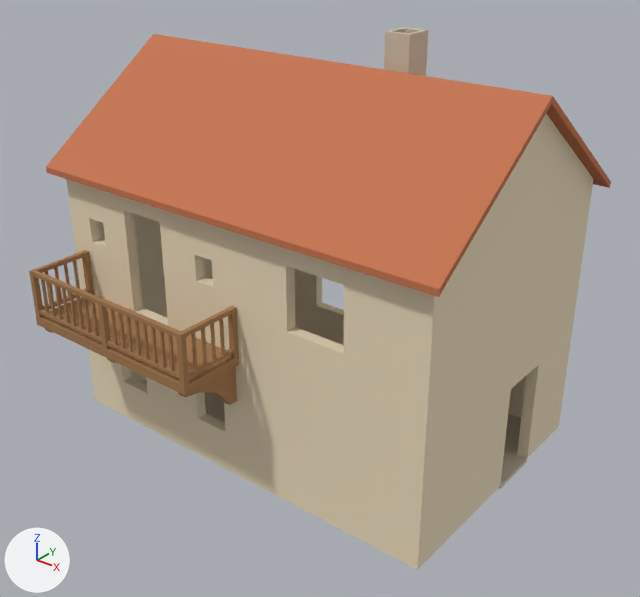
The glTF model output/casa_de_ribera/Casa-de-ribera.glb: old version first, new version second.
Both versions are drawn from a 50 mm camera at (10.02, -12.57, 10.51) aimed at (0.49, -0.65, 3.12). Arrows for +X, +Y and +Z are at lower left; the lights stay in place. The picture after the commit comes second. Where no turn or scale is listed for an object, it has been applied to the vertices.

Objects in the first picture: 'Balcón · balaustres', 'Balcón · plataforma', 'Balcón · postes', 'Balcón · travesaños', 'Chimenea', 'Faldón del balcón', 'Faldón trasero', 'Muro · Balcón', 'Muro · Entrada', 'Muro · Lateral', 'Muro · Trasera', 'Piso interior · planta baja' and 1 more.
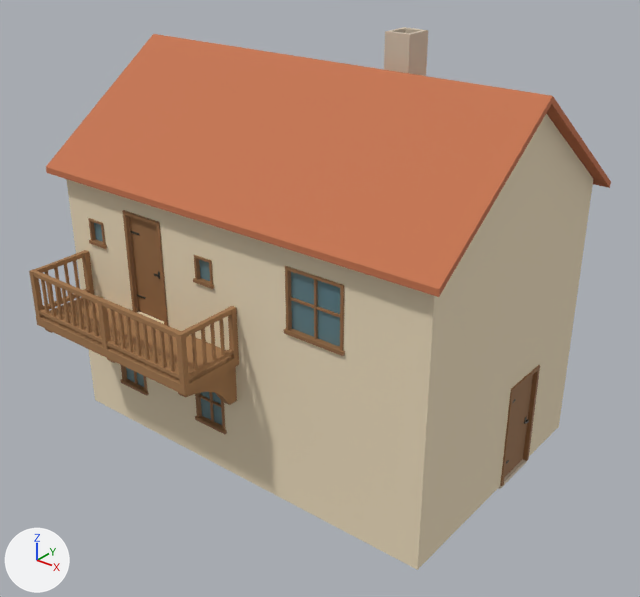
Commit message: Simplificar los muros y completar la carpintería de la Casa de la Ribera

Where the change shows, as pixel boxes (x1, y1, x2, y2) in the pictures (640 x 597 px):
'Cristal · ribera alta', added
    after: (291, 272, 340, 347)
'Puerta · balcón', added (brown)
    after: (129, 216, 164, 321)
'Marco · ribera alta', added (brown)
    after: (284, 266, 345, 356)
'Puerta · entrada', added (brown)
    after: (505, 375, 533, 476)
'Cerco · balcón', added (brown)
    after: (122, 210, 168, 326)
'Cerco · entrada', added (brown)
    after: (500, 365, 540, 486)
'Marco · ribera baja derecha', added (brown)
    after: (195, 392, 227, 434)
'Cristal · ribera baja derecha', added
    after: (200, 392, 222, 425)
'Marco · balcón pequeña derecha', added
    after: (193, 255, 214, 289)
'Marco · ribera baja izquierda', added
    after: (120, 365, 149, 396)
'Marco · balcón pequeña izquierda', added
    after: (88, 218, 107, 249)
'Cristal · balcón pequeña derecha', added (mostly hidden)
    after: (199, 260, 210, 281)
'Cristal · ribera baja izquierda', added (mostly hidden)
    after: (126, 367, 144, 387)
'Cristal · balcón pequeña izquierda', added (mostly hidden)
    after: (94, 223, 103, 242)
'Herrajes · balcón', added
    after: (130, 231, 160, 299)

Patch to the scene script:
```diff
--- a/output/casa_de_ribera/Casa-de-ribera.glb.py
+++ b/output/casa_de_ribera/Casa-de-ribera.glb.py
@@ me_cristal___ribera_alta @@
+me_cristal___ribera_alta.from_pydata([(-0.535, 0.06, 0.055), (0.535, 0.06, 0.055), (0.535, 0.06, 1.145), (-0.535, 0.06, 1.145)], [], [(0, 1, 2), (0, 2, 3)])
+me_cristal___ribera_alta.materials.append(mat_vanos___vidrio_azul_gris)  # cyan #668b95
@@ me_cristal___balcón_pequeña_derecha @@
+me_cristal___balcón_pequeña_derecha.from_pydata([(-0.165, 0.06, 0.045), (0.165, 0.06, 0.045), (0.165, 0.06, 0.455), (-0.165, 0.06, 0.455)], [], [(0, 1, 2), (0, 2, 3)])
+me_cristal___balcón_pequeña_derecha.materials.append(mat_vanos___vidrio_azul_gris)  # cyan #668b95
@@ me_cristal___balcón_pequeña_izquierda @@
+me_cristal___balcón_pequeña_izquierda.from_pydata([(-0.165, 0.06, 0.045), (0.165, 0.06, 0.045), (0.165, 0.06, 0.455), (-0.165, 0.06, 0.455)], [], [(0, 1, 2), (0, 2, 3)])
+me_cristal___balcón_pequeña_izquierda.materials.append(mat_vanos___vidrio_azul_gris)  # cyan #668b95
@@ me_cristal___ribera_baja_derecha @@
+me_cristal___ribera_baja_derecha.from_pydata([(-0.32, 0.06, 0.055), (0.32, 0.06, 0.055), (0.32, 0.06, 0.945), (-0.32, 0.06, 0.945)], [], [(0, 1, 2), (0, 2, 3)])
+me_cristal___ribera_baja_derecha.materials.append(mat_vanos___vidrio_azul_gris)  # cyan #668b95
@@ me_cristal___ribera_baja_izquierda @@
+me_cristal___ribera_baja_izquierda.from_pydata([(-0.32, 0.06, 0.055), (0.32, 0.06, 0.055), (0.32, 0.06, 0.945), (-0.32, 0.06, 0.945)], [], [(0, 1, 2), (0, 2, 3)])
+me_cristal___ribera_baja_izquierda.materials.append(mat_vanos___vidrio_azul_gris)  # cyan #668b95
@@ ob_herrajes___balcón @@
+ob_herrajes___balcón = bpy.data.objects.new('Herrajes · balcón', me_herrajes___balcón)  # a box spanning x 0.008..0.242, y 0.044..0.058, z 0.34..0.375; a box spanning x 0.008..0.242, y 0.044..0.058, z 1.66..1.695; a box spanning x 0.692..0.752, y 0.043..0.058, z 0.91..1.045; a box spanning x 0.709..0.734, y 0.006..0.043, z 0.978..1.005; a box spanning x 0.636..0.738, y -0.012..0.006, z 0.973..1.01; in mat_vanos___hierro (dark grey #4e4c46)
+ob_herrajes___balcón.location = (-2.47, -2.7, 2.7)
@@ ob_puerta___balcón @@
+ob_puerta___balcón = bpy.data.objects.new('Puerta · balcón', me_puerta___balcón)  # a box spanning x 0.0..0.84, y 0.06..0.11, z 0.01..2.03; in mat_vanos___roble (brown #966c45)
+ob_puerta___balcón.location = (-2.47, -2.7, 2.7)
@@ ob_cerco___balcón @@
+ob_cerco___balcón = bpy.data.objects.new('Cerco · balcón', me_cerco___balcón)  # 20 vertices, 36 faces; spans x -0.49..0.49, y -0.03..0.14, z 0.0..2.1; in mat_vanos___roble (brown #966c45)
+ob_cerco___balcón.location = (-2.05, -2.7, 2.7)
@@ ob_puerta___entrada @@
+ob_puerta___entrada = bpy.data.objects.new('Puerta · entrada', me_puerta___entrada)  # a box spanning x -0.11..-0.06, y 0.0..0.96, z 0.01..2.07; in mat_vanos___roble (brown #966c45)
+ob_puerta___entrada.location = (4.2, 0.23, 0.0)
@@ ob_cerco___entrada @@
+ob_cerco___entrada = bpy.data.objects.new('Cerco · entrada', me_cerco___entrada)  # 20 vertices, 36 faces; spans x -0.14..0.03, y -0.55..0.55, z 0.0..2.14; in mat_vanos___roble (brown #966c45)
+ob_cerco___entrada.location = (4.2, 0.71, 0.0)
@@ ob_cristal___ribera_alta @@
+ob_cristal___ribera_alta = bpy.data.objects.new('Cristal · ribera alta', me_cristal___ribera_alta)
+ob_cristal___ribera_alta.location = (2.01, -2.7, 3.56)
@@ ob_marco___ribera_alta @@
+ob_marco___ribera_alta = bpy.data.objects.new('Marco · ribera alta', me_marco___ribera_alta)  # 52 vertices, 84 faces; spans x -0.618..0.618, y -0.052..0.095, z -0.016..1.2; in mat_vanos___roble (brown #966c45)
+ob_marco___ribera_alta.location = (2.01, -2.7, 3.56)
@@ ob_cristal___balcón_pequeña_derecha @@
+ob_cristal___balcón_pequeña_derecha = bpy.data.objects.new('Cristal · balcón pequeña derecha', me_cristal___balcón_pequeña_derecha)
+ob_cristal___balcón_pequeña_derecha.location = (-0.49, -2.7, 3.89)
@@ ob_marco___balcón_pequeña_derecha @@
+ob_marco___balcón_pequeña_derecha = bpy.data.objects.new('Marco · balcón pequeña derecha', me_marco___balcón_pequeña_derecha)  # 28 vertices, 48 faces; spans x -0.238..0.238, y -0.052..0.095, z -0.016..0.5; in mat_vanos___roble (brown #966c45)
+ob_marco___balcón_pequeña_derecha.location = (-0.49, -2.7, 3.89)
@@ ob_cristal___balcón_pequeña_izquierda @@
+ob_cristal___balcón_pequeña_izquierda = bpy.data.objects.new('Cristal · balcón pequeña izquierda', me_cristal___balcón_pequeña_izquierda)
+ob_cristal___balcón_pequeña_izquierda.location = (-3.41, -2.7, 3.89)
@@ ob_marco___balcón_pequeña_izquierda @@
+ob_marco___balcón_pequeña_izquierda = bpy.data.objects.new('Marco · balcón pequeña izquierda', me_marco___balcón_pequeña_izquierda)  # 28 vertices, 48 faces; spans x -0.238..0.238, y -0.052..0.095, z -0.016..0.5; in mat_vanos___roble (brown #966c45)
+ob_marco___balcón_pequeña_izquierda.location = (-3.41, -2.7, 3.89)
@@ ob_cristal___ribera_baja_derecha @@
+ob_cristal___ribera_baja_derecha = bpy.data.objects.new('Cristal · ribera baja derecha', me_cristal___ribera_baja_derecha)
+ob_cristal___ribera_baja_derecha.location = (-0.55, -2.7, 0.88)
@@ ob_marco___ribera_baja_derecha @@
+ob_marco___ribera_baja_derecha = bpy.data.objects.new('Marco · ribera baja derecha', me_marco___ribera_baja_derecha)  # 52 vertices, 84 faces; spans x -0.403..0.403, y -0.052..0.095, z -0.016..1.0; in mat_vanos___roble (brown #966c45)
+ob_marco___ribera_baja_derecha.location = (-0.55, -2.7, 0.88)
@@ ob_cristal___ribera_baja_izquierda @@
+ob_cristal___ribera_baja_izquierda = bpy.data.objects.new('Cristal · ribera baja izquierda', me_cristal___ribera_baja_izquierda)
+ob_cristal___ribera_baja_izquierda.location = (-2.75, -2.7, 0.88)
@@ ob_marco___ribera_baja_izquierda @@
+ob_marco___ribera_baja_izquierda = bpy.data.objects.new('Marco · ribera baja izquierda', me_marco___ribera_baja_izquierda)  # 52 vertices, 84 faces; spans x -0.403..0.403, y -0.052..0.095, z -0.016..1.0; in mat_vanos___roble (brown #966c45)
+ob_marco___ribera_baja_izquierda.location = (-2.75, -2.7, 0.88)
```
